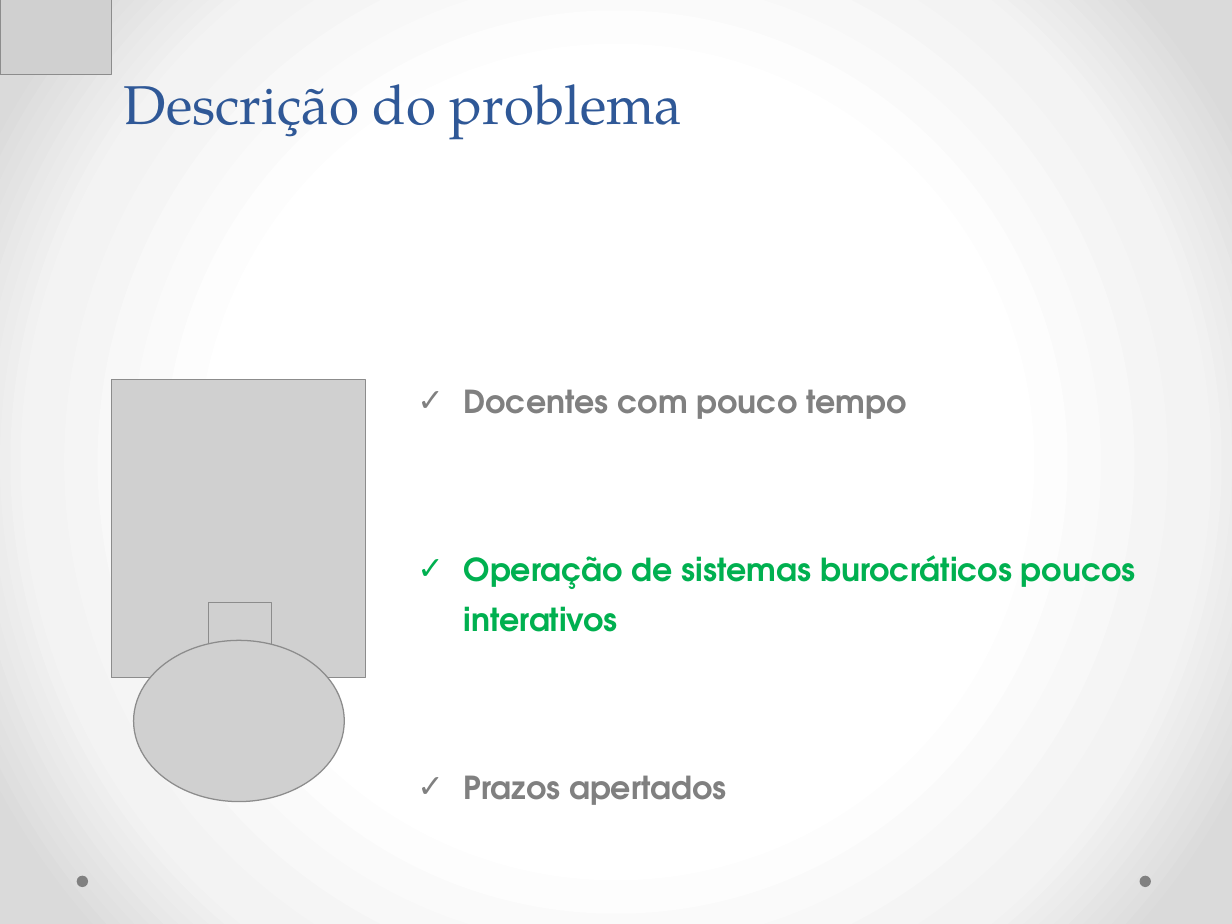
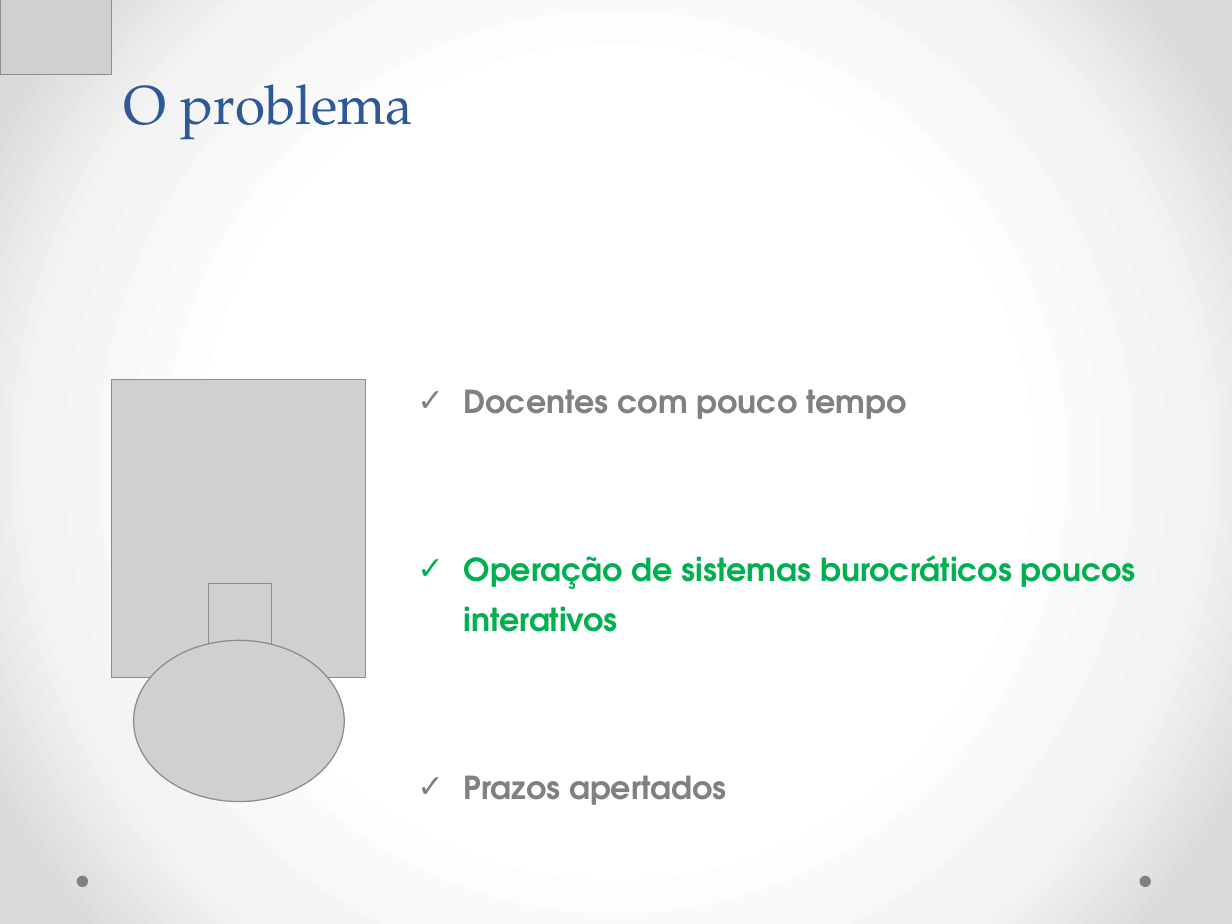
Before and after one commit to Neimarmg/TCC, a slide deck: slide 3 of Documentação final do projeto/Ppt-Final.pptx. Drawn at 1232x924 pixels with LibreOffice and Linux fonts; fonts in the diff are those of the drawing; grey boxes stand for pictures. Boxes give left, top, right and bottom in pixels: in the first picture for what was removed or moved away, otherwise in the second. Text is boxed around its words. In the diff, an @@ line names an element or a change of style, - is before the commit and + after.

```diff
--- a/Documentação final do projeto/Ppt-Final.pptx
+++ b/Documentação final do projeto/Ppt-Final.pptx
@@ title at bbox=[124, 84, 414, 140]: text changed @@
-Descrição do problema
+O problema
@@ picture: place and size @@
-picture at bbox=[208, 602, 271, 670]
+picture at bbox=[208, 583, 271, 665]
```
Also in this commit, not shown: 8 other slides changed.
